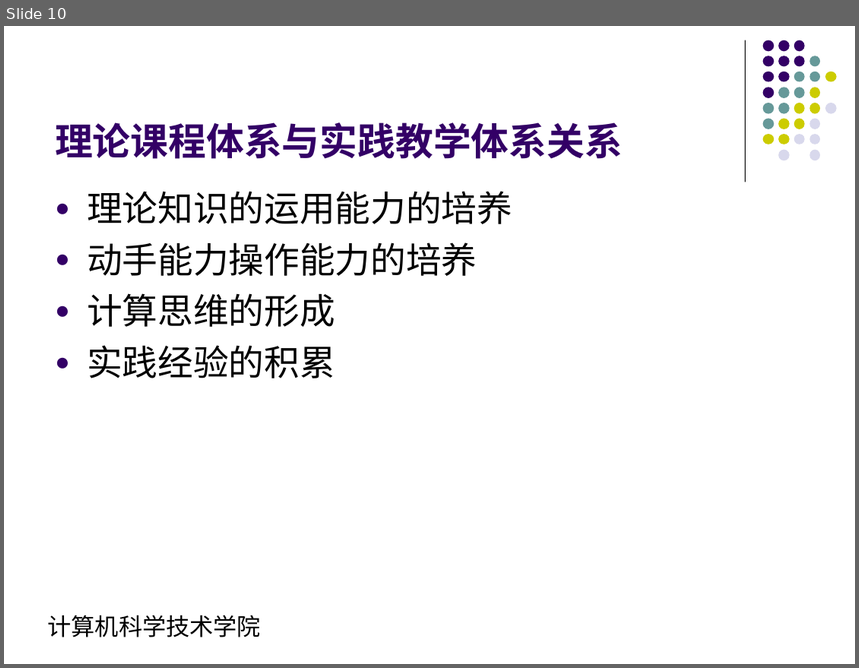
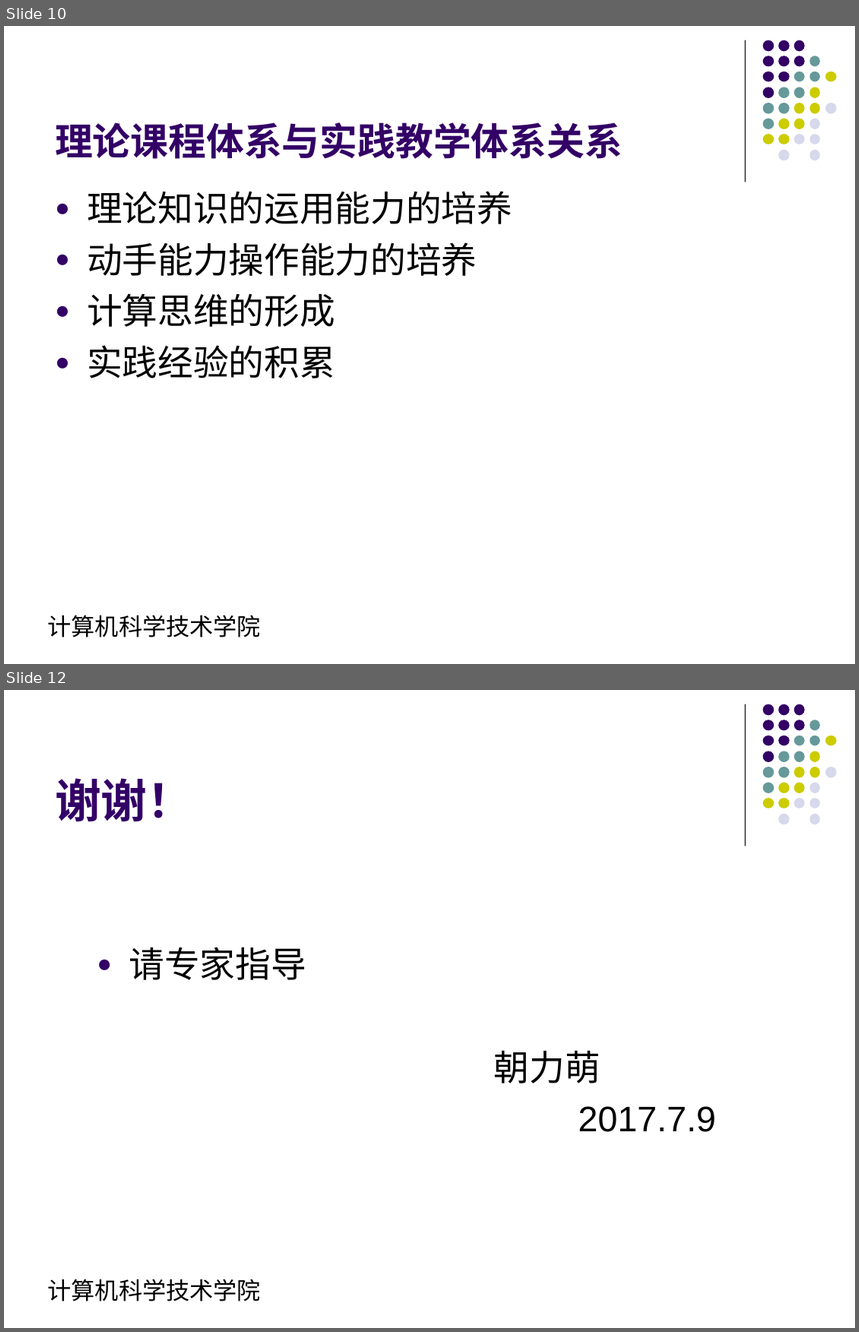
Before and after one commit to ciecclm/2016-, a slide deck: 软件工程培养方案汇报.ppt. Shown one above the other, each under a label of ours: slide 10 before the commit, slides 10 and 12 after it; the slides between them are not shown. The pictures are 859x668 and 859x1332 pixels, drawn with LibreOffice and Linux fonts; fonts in the diff are those of the drawing. Boxes give left, top, right and bottom in pixels: in the first picture for what was removed or moved away, otherwise in the second. Text is boxed around its words. In the diff, an @@ line names an element or a change of style, - is before the commit and + after.

```diff
--- a/软件工程培养方案汇报.ppt
+++ b/软件工程培养方案汇报.ppt
@@ slide 12 added at [4,690,855,1328], background #FFFFFF; not listed: 33 template elements that a slide beside it also shows @@
@@ title added at [55,778,193,821], 39 pt, text #330066, bold @@
+谢谢！
@@ text added at [129,947,716,1132], 30 pt, text #000000 @@
+● 请专家指导
+朝力萌
+2017.7.9
```
Also in this commit, not shown: 3 slides changed, 2 other files.
